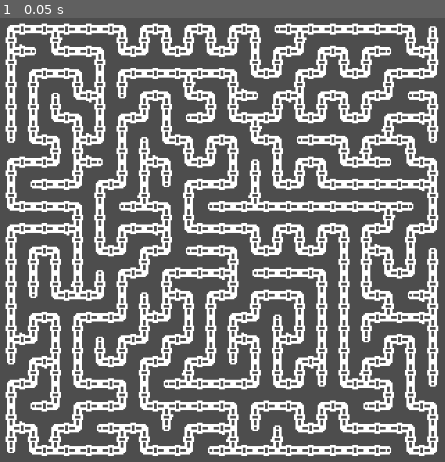
Above: before the commit, frame 1.
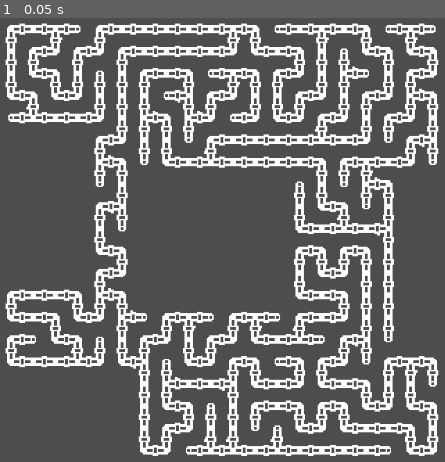
Above: after the commit, the same moment.

Repository: Overlord1704/PashtetJam1
Game: Godot game, scene res://scenes/Level/location.tscn
The game is run twice, just before and just after one commit, with the same random seed, the same clock (stepped at 60 frames per second) and the same inputs. This scene is started directly instead of the project's main scene.
Inputs:
- Up to frame 1 (0.05 s): no input

The runs differ from the first frame. In frame 1, 28% of the frame differs, in the area x 1-99%, y 1-99%.

Commit message:
Maze with holes

Diff:
--- a/scenes/Level/Location.gd
+++ b/scenes/Level/Location.gd
@@ -39,6 +39,39 @@
 			row.append(true)
 		_grid.append(row)
 
+	var holes = []
+
+	var N = 5
+	while holes.size() < N:
+		var w = randi_range(width / 4, width / 2)
+		var h = randi_range(height / 4, height / 2)
+
+		var x = randi_range(-w, width - 1)
+		var y = randi_range(-h, height - 1)
+
+		var new_hole = Rect2i(x, y, w, h)
+
+		var found = false
+		for hole: Rect2i in holes:
+			if hole.intersects(new_hole.grow(2)):
+				found = true
+
+		if not found:
+			holes.append(new_hole)
+
+		#_grid[y][x] = false
+
+	for hole: Rect2i in holes:
+		var x1 = max(0, hole.position.x)
+		var y1 = max(0, hole.position.y)
+
+		var x2 = min(width, hole.position.x + hole.size.x)
+		var y2 = min(height, hole.position.y + hole.size.y)
+
+		for i in range(y1, y2):
+			for j in range(x1, x2):
+				_grid[i][j] = false
+
 
 func valid_cell(pos: Vector2i):
 	var n = _grid.size()
@@ -67,6 +100,9 @@
 			#var new_element: Label = label.duplicate()
 			#new_element.text = _pipes[i][j]
 			var code = _pipes[i][j]
+
+			if len(code) == 0:
+				continue
 
 			var new_element: Sprite2D = pipes_dict[code].duplicate()
 			new_element.global_position = pos
